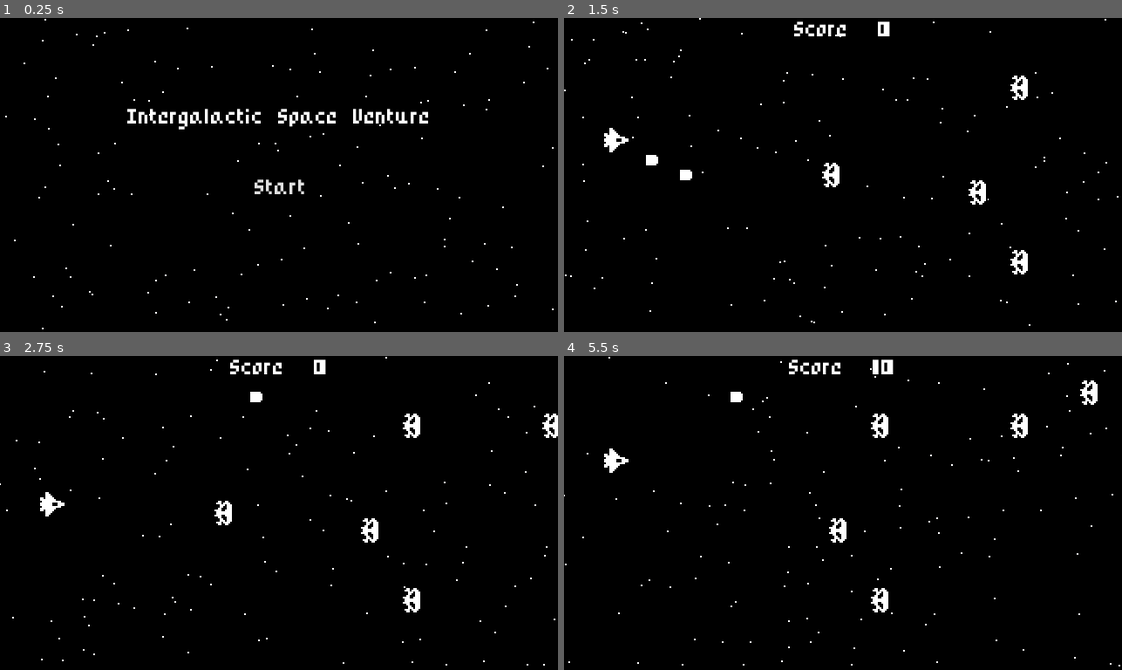
Above: before the commit, frames 1-4 (two rows, left to right).
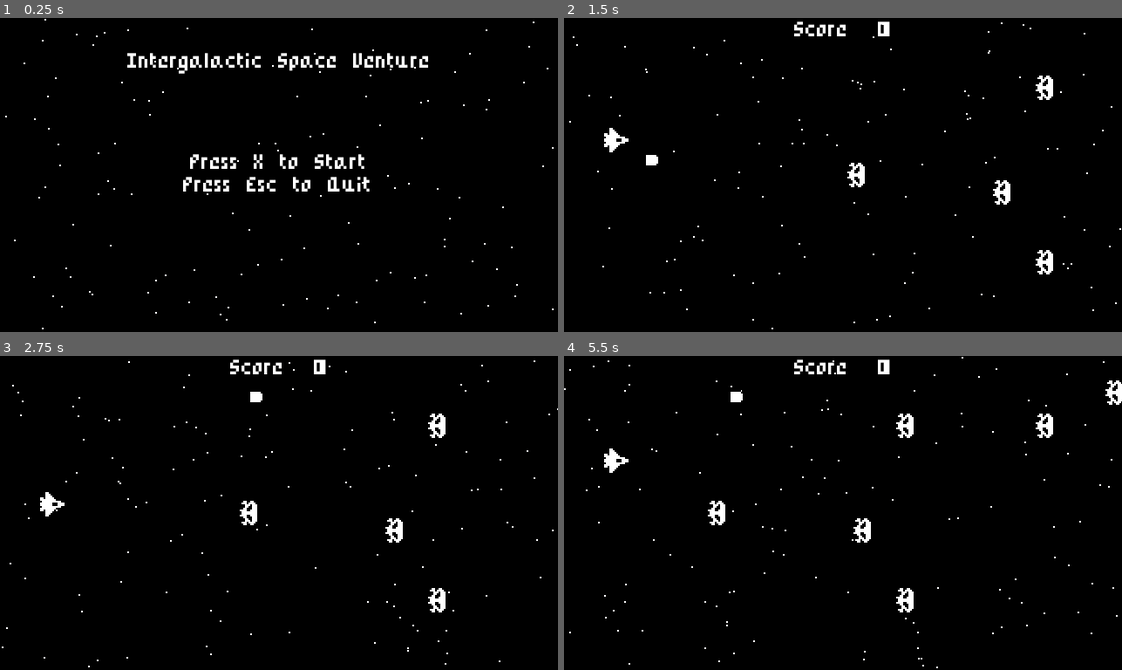
Above: after the commit, the same moments.

Repository: Kharouk/IntergalacticSpaceVenture
Game: Godot game, scene res://StartMenu.tscn
Same seed, same stepped clock (60 frames per second), same inputs: the game is played once before the commit and once after it.
Inputs (mouse positions are in pixels of both pictures, inside the frame that each line leads up to):
- Up to frame 1 (0.25 s): no input
- Up to frame 2 (1.5 s): click (843, 190) at 0.5 s, where only the run before the commit has a clickable "Start"; tap X (ui_shoot) at 1.25, 1.35 s; hold Up (ui_up) from 1.28 s (still down)
- Up to frame 3 (2.75 s): release Up (ui_up) at 2.03 s; hold Down (ui_down) from 2.03 s (still down); tap X (ui_shoot) at 2.1 s
- Up to frame 4 (5.5 s): release Down (ui_down) at 2.78 s; hold Up (ui_up) 2.78-4.28 s; tap X (ui_shoot) every 0.75 s from 2.85 to 5.1 s; hold Down (ui_down) from 4.28 s (still down); tap Escape (ui_cancel) at 4.9 s

The runs differ from the first frame. In frame 1, 3.5% of the frame differs, in the area x 22-77%, y 11-57%; in frame 2, 1.7%; in frame 3, 1.8%; in frame 4, 2.5%.

Commit message:
improve start menu

Diff:
--- a/ColorRect.gd
+++ /dev/null
@@ -1,6 +0,0 @@
-extends ColorRect
-
-
-
-func _on_StartButton_pressed():
-	get_tree().change_scene("res://World.tscn")
--- /dev/null
+++ b/StartMenu.gd
@@ -0,0 +1,7 @@
+extends Node
+
+func _process(delta):
+	if Input.is_action_just_pressed("ui_shoot"):
+		get_tree().change_scene("res://World.tscn")
+	if Input.is_action_just_pressed("ui_cancel"):
+		get_tree().quit()
--- a/StartMenu.tscn
+++ b/StartMenu.tscn
@@ -1,12 +1,11 @@
-[gd_scene load_steps=5 format=2]
+[gd_scene load_steps=4 format=2]
 
 [ext_resource path="res://PixelFont.tres" type="DynamicFont" id=1]
 [ext_resource path="res://Stars.tscn" type="PackedScene" id=2]
-[ext_resource path="res://ColorRect.gd" type="Script" id=3]
-
-[sub_resource type="StyleBoxEmpty" id=1]
+[ext_resource path="res://StartMenu.gd" type="Script" id=3]
 
 [node name="StartMenu" type="Node"]
+script = ExtResource( 3 )
 
 [node name="ColorRect" type="ColorRect" parent="."]
 anchor_right = 1.0
@@ -14,34 +13,35 @@
 margin_top = -0.237823
 margin_bottom = -0.237823
 color = Color( 0, 0, 0, 1 )
-script = ExtResource( 3 )
 __meta__ = {
 "_edit_use_anchors_": false
 }
 
-[node name="StartButton" type="Button" parent="."]
-margin_left = 130.0
-margin_top = 90.0
-margin_right = 192.0
-margin_bottom = 107.0
-rect_pivot_offset = Vector2( 33, 0 )
-custom_styles/hover = SubResource( 1 )
-custom_styles/pressed = SubResource( 1 )
-custom_styles/focus = SubResource( 1 )
-custom_styles/normal = SubResource( 1 )
-custom_fonts/font = ExtResource( 1 )
-text = "Start"
+[node name="CenterContainer" type="CenterContainer" parent="."]
+anchor_right = 1.0
+anchor_bottom = 1.0
 __meta__ = {
 "_edit_use_anchors_": false
 }
+
+[node name="Label" type="Label" parent="CenterContainer"]
+margin_left = 106.0
+margin_top = 77.0
+margin_right = 214.0
+margin_bottom = 102.0
+custom_fonts/font = ExtResource( 1 )
+text = "Press X to Start
+Press Esc to Quit"
+align = 1
+valign = 1
 
 [node name="Stars" parent="." instance=ExtResource( 2 )]
 
 [node name="Title" type="Label" parent="."]
 margin_left = 72.4133
-margin_top = 50.0439
+margin_top = 17.6332
 margin_right = 249.413
-margin_bottom = 64.0439
+margin_bottom = 31.6332
 custom_fonts/font = ExtResource( 1 )
 text = "Intergalactic Space Venture"
 align = 1
@@ -49,4 +49,3 @@
 __meta__ = {
 "_edit_use_anchors_": false
 }
-[connection signal="pressed" from="StartButton" to="ColorRect" method="_on_StartButton_pressed"]
